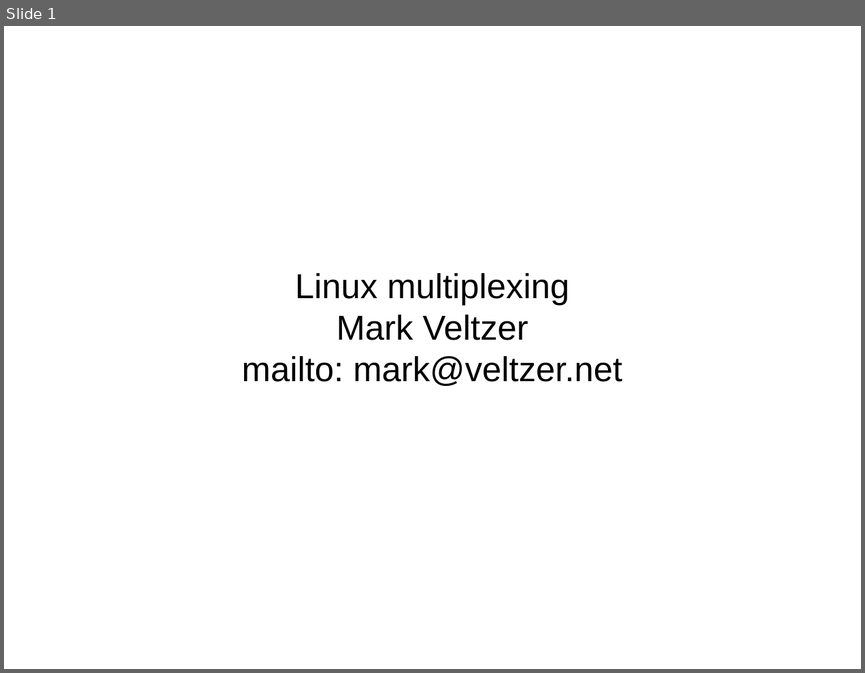
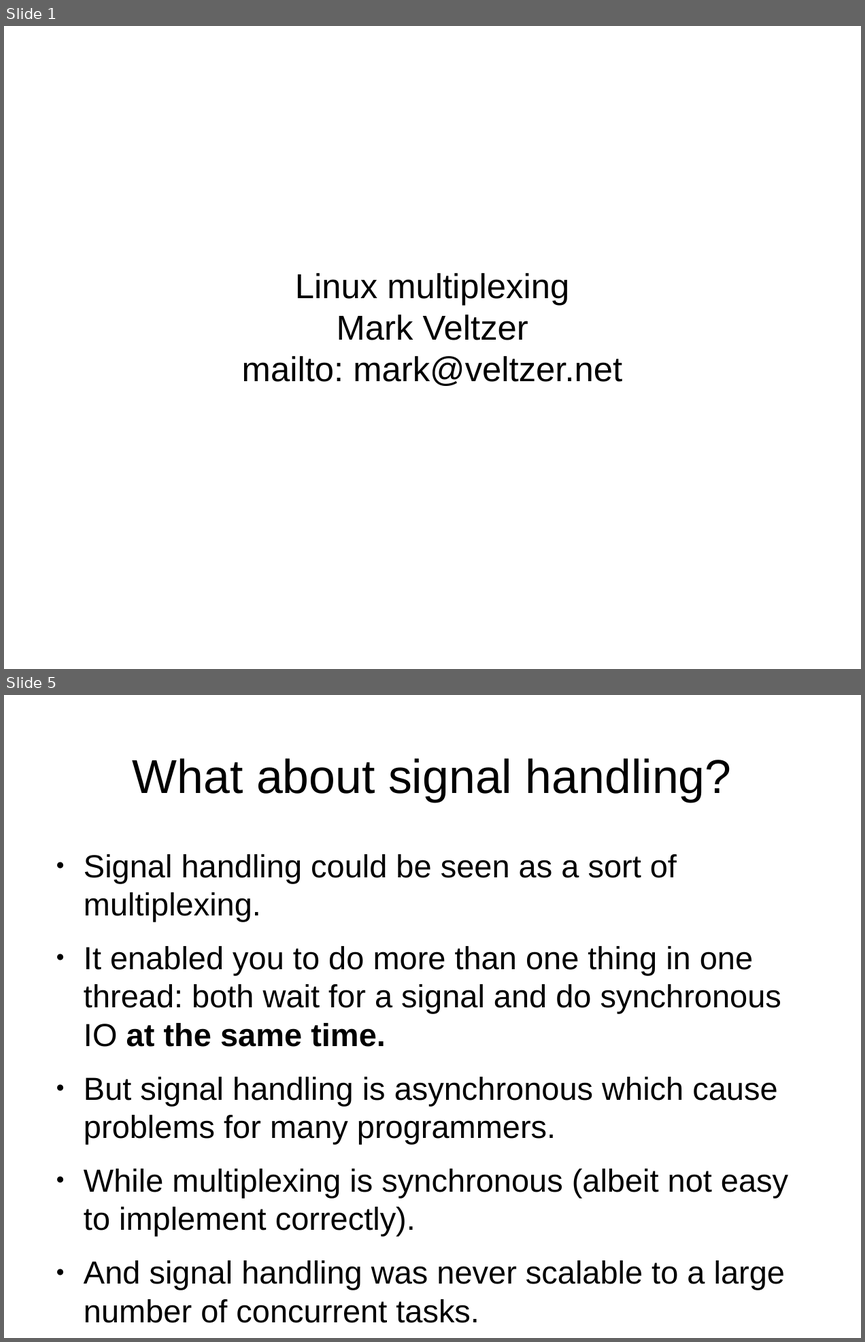
Before and after one commit to veltzer/demos-linux, a slide deck: multi_core/linux_multiplexing.odp. Shown one above the other, each under a label of ours: slide 1 before the commit, slides 1 and 5 after it; the slides between them are not shown. The pictures are 865x673 and 865x1342 pixels, drawn with LibreOffice and Linux fonts; fonts in the diff are those of the drawing. Boxes give left, top, right and bottom in pixels: in the first picture for what was removed or moved away, otherwise in the second. Text is boxed around its words. In the diff, an @@ line names an element or a change of style, - is before the commit and + after.

```diff
--- a/multi_core/linux_multiplexing.odp
+++ b/multi_core/linux_multiplexing.odp
@@ slide 5 added at (4, 695, 861, 1338), background #FFFFFF @@
@@ title added at (133, 758, 732, 802), 44 pt, text #000000 @@
+What about signal handling?
@@ text added at (84, 854, 788, 1323), 29.6 pt, text #000000 @@
+● Signal handling could be seen as a sort of multiplexing.
+● It enabled you to do more than one thing in one thread: both wait for a signal and do synchronous IO at the same time.
+● But signal handling is asynchronous which cause problems for many programmers.
+● While multiplexing is synchronous (albeit not easy to implement correctly).
+● And signal handling was never scalable to a large number of concurrent tasks.
```
Also in this commit, not shown: 8 other slides added, 1 slide removed, 1 other file.
